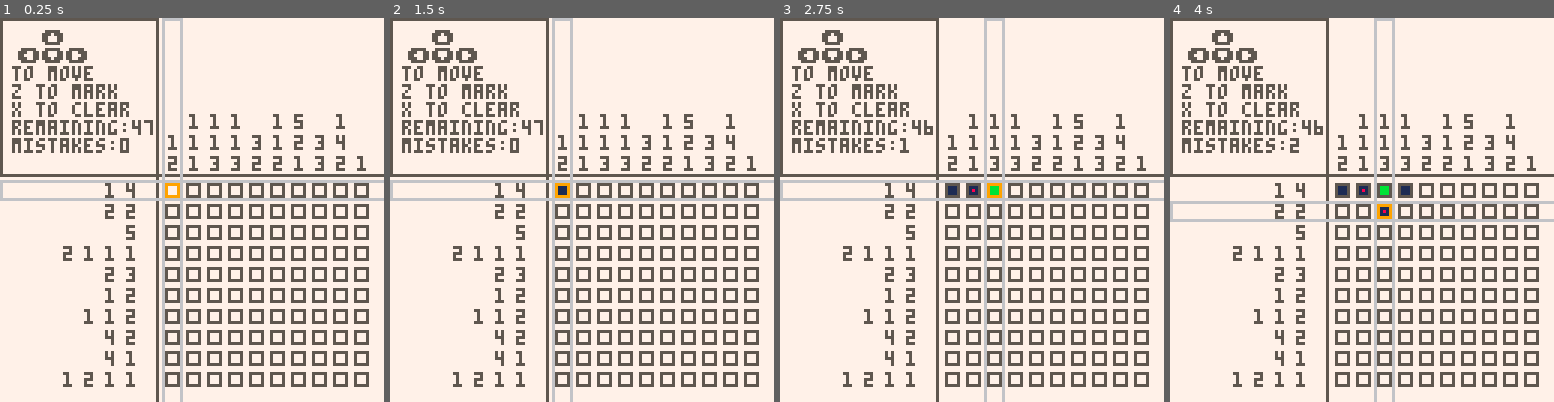
Above: before the commit, frames 1-4 (left to right).
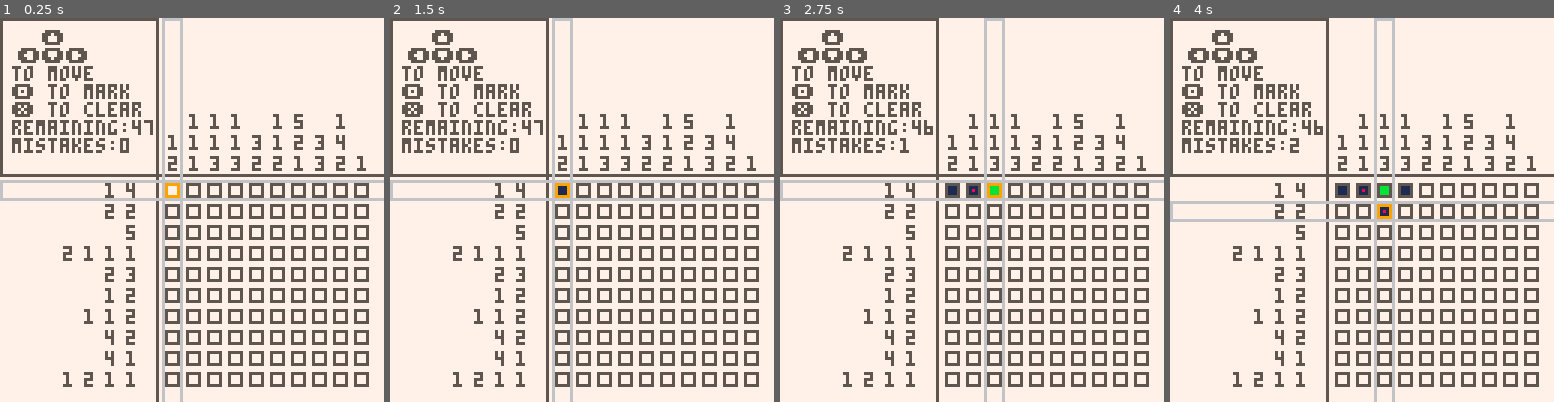
Above: after the commit, the same moments.

Repository: josiahhsu/github-pages
Game: PICO-8 cartridge Pico-8/picross.p8
Same seed, same stepped clock (60 frames per second), same inputs: the game is played once before the commit and once after it.
Inputs:
- Up to frame 1 (0.25 s): no input
- Up to frame 2 (1.5 s): tap X (X key) at 0.33, 1.07 s; tap O (Z key) at 0.7 s
- Up to frame 3 (2.75 s): hold Right 1.6-2.1 s; tap O (Z key) at 1.7, 2.1, 2.5 s; tap X (X key) at 1.85 s; hold Up 2.15-2.42 s; hold Right from 2.47 s (still down)
- Up to frame 4 (4 s): tap O (Z key) at 2.9, 3.3, 3.7 s; tap X (X key) at 2.97 s; release Right at 3.03 s; hold Left 3.08-3.58 s; hold Down 3.63-3.97 s

The runs differ from the first frame. In frame 1, 1.0% of the frame differs, in the area x 3-37%, y 17-26%; in frame 2, 1.0%; in frame 3, 1.0%; in frame 4, 1.0%.

Commit message:
some cleanup, improve grid generation

Diff:
--- a/Pico-8/picross.p8
+++ b/Pico-8/picross.p8
@@ -35,13 +35,21 @@
 
 function make_grid()
  //makes grid of cells
+ total = 0
  local grid = {}
  for i = 1, 10 do
   grid[i] = {}
   for j = 1, 10 do
-   grid[i][j] = make_cell()
-   total += grid[i][j].value
-  end
+   local cell = make_cell()
+   grid[i][j] = cell
+   total += cell.value
+  end
+ end
+
+ // make sure grid has good
+ // amount of cells
+ if total < 40 or total > 60 then
+  grid = make_grid()
  end
  return grid
 end
@@ -83,11 +91,11 @@
  //opens a cell, either marking
  //or clearing based on value
  if not cell.revealed then
+  cell.revealed = true
   if cell.value != value then
    cell.mistake = true
    mistakes += 1
   end
-  cell.revealed = true
   if cell.value == 1 then
    total -= 1
    if total == 0 then
@@ -135,14 +143,13 @@
  print("⬆️",14,4,5)
  print("⬅️⬇️➡️",6,10,5)
  print("to move",4,16,5)
- print("z to mark",4,22,5)
- print("x to clear",4,28,5)
+ print("🅾️ to mark",4,22,5)
+ print("❎ to clear",4,28,5)
  print("remaining:"..total,4,34,5)
  print("mistakes:"..mistakes,4,40,5)
  draw_nums()
  for i = 1, #grid do
   for j = 1, #grid[i] do
-   local cell = grid[i][j]
    draw_cell(i,j)
   end
  end
@@ -184,7 +191,7 @@
   sc = 0
   r = 0
  end
- local count = 0
+ local cnt = 0
  local p = 1
  local nums = {}
  for i = #grid, 1, -1 do
@@ -192,18 +199,17 @@
   local ic = i*sc+c
   local cell = grid[ic][ir]
   if cell.value == 0 then
-   if count != 0 then
-    nums[p] = count
+   if cnt > 0 then
+    nums[p] = cnt
     p+=1
    end
-   count = 0
+   cnt = 0
   else
-   count += 1
-  end
- end
- if count != 0 then
-  nums[p] = count
-  p+=1
+   cnt += 1
+  end
+ end
+ if cnt != 0 then
+  nums[p] = cnt
  end
  return nums
 end
Not shown, changed: Pico-8/picross.js
